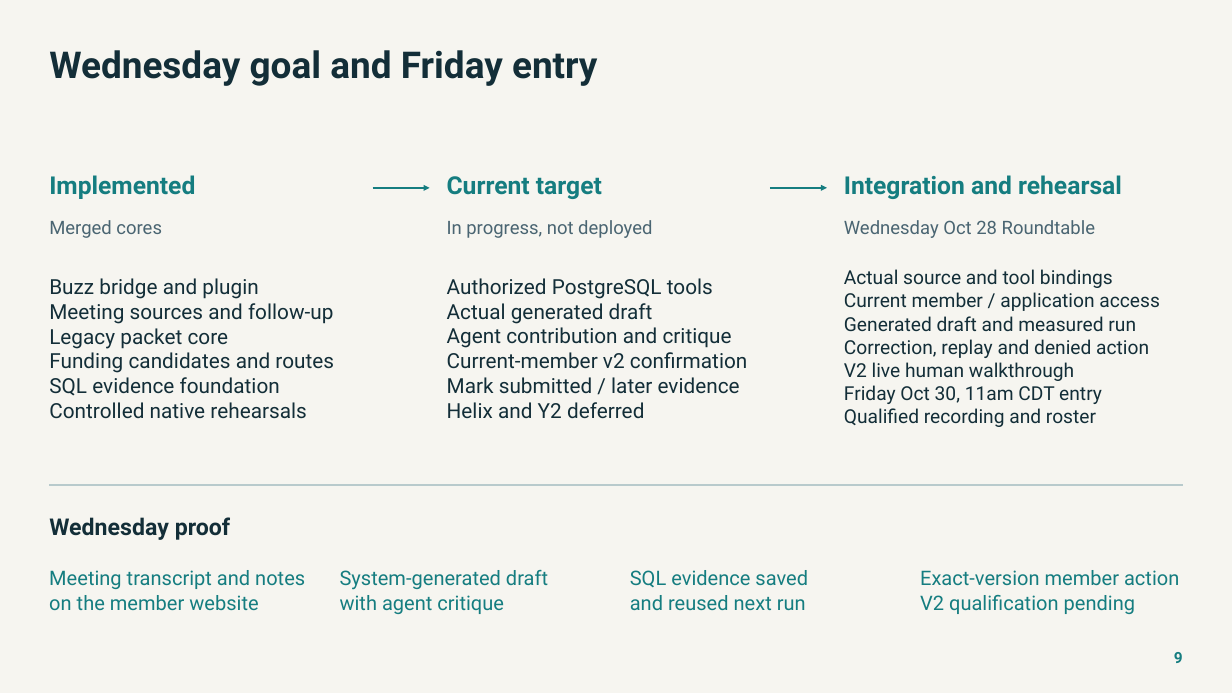
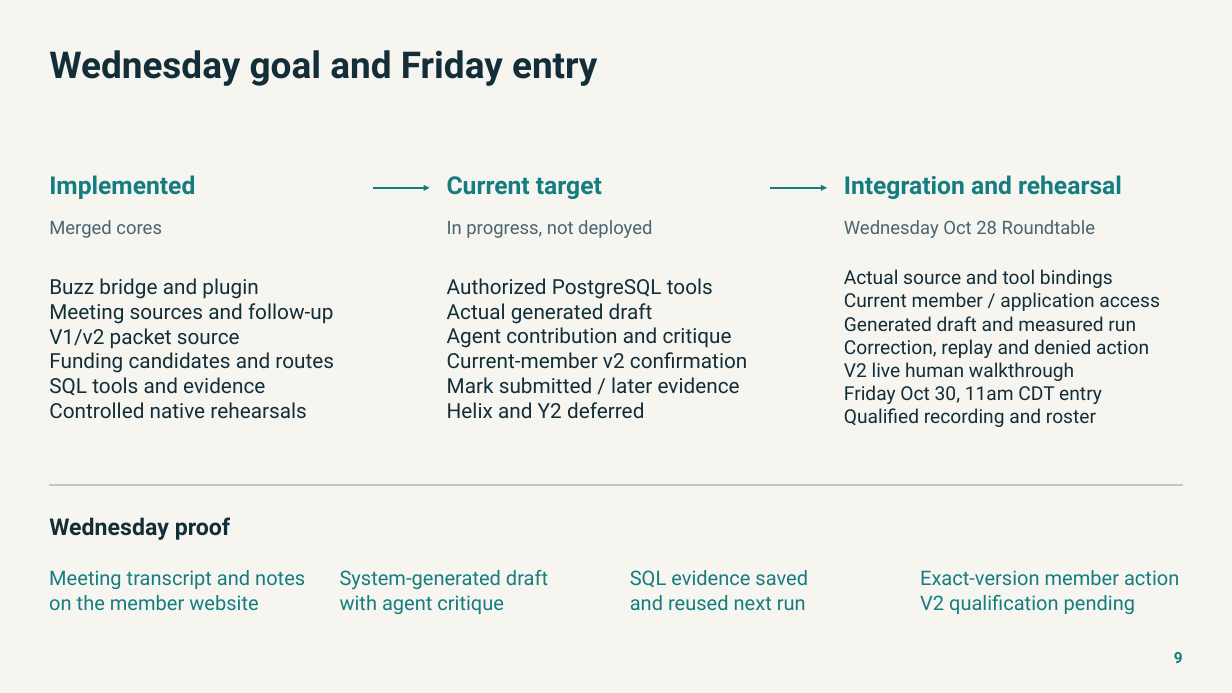
Before and after one commit to NetRxn/Inertia, a slide deck: slide 9 of Inertia-Architecture.pptx. Drawn at 1232x693 pixels with LibreOffice and Linux fonts; fonts in the diff are those of the drawing. Boxes give left, top, right and bottom in pixels: in the first picture for what was removed or moved away, otherwise in the second. Text is boxed around its words. In the diff, an @@ line names an element or a change of style, - is before the commit and + after.

Commit message:
docs: sync merged packet core and SQL tool status

```diff
--- a/Inertia-Architecture.pptx
+++ b/Inertia-Architecture.pptx
@@ text at (x1=49, y1=328, x2=240, y2=349): text changed @@
-Legacy packet core
+V1/v2 packet source
@@ text at (x1=49, y1=377, x2=265, y2=396): text changed @@
-SQL evidence foundation
+SQL tools and evidence
```
Also in this commit, not shown: 3 other slides changed, 22 other files.
